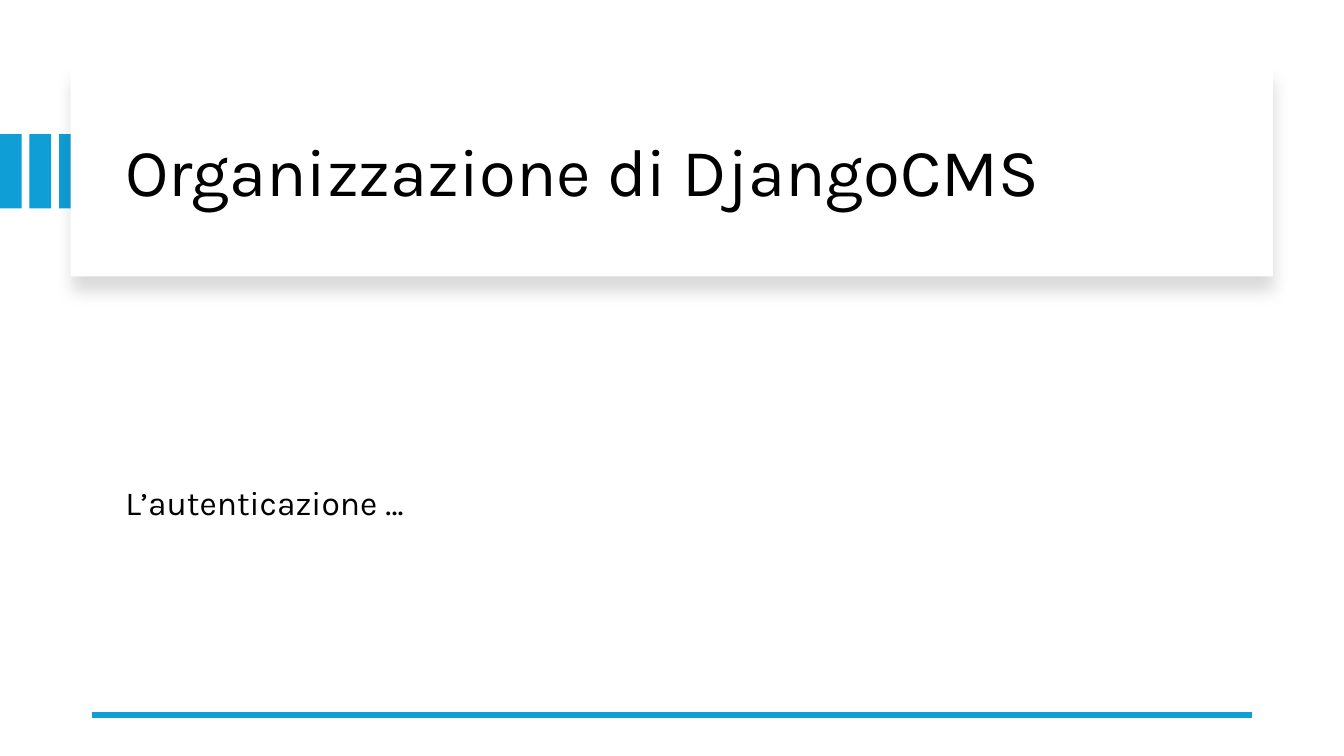
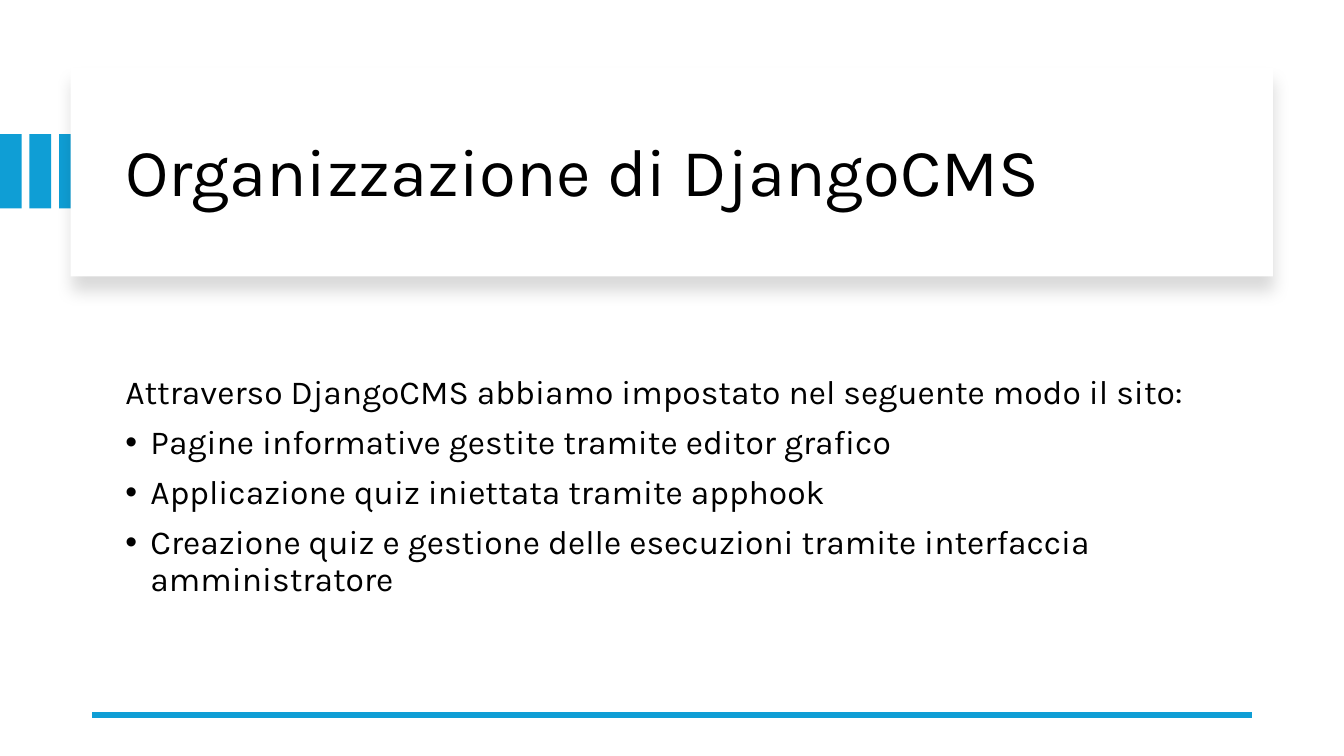
Before and after one commit to FarinaChristian/appDinamiche, a slide deck: slide 4 of slide.pptx (slide 6 before the commit). Drawn at 1344x756 pixels with LibreOffice and Linux fonts; fonts in the diff are those of the drawing. Boxes give left, top, right and bottom in pixels: in the first picture for what was removed or moved away, otherwise in the second. Text is boxed around its words. In the diff, an @@ line names an element or a change of style, - is before the commit and + after.

```diff
--- a/slide.pptx
+++ b/slide.pptx
@@ text at (125, 381, 1182, 592): text changed @@
-L’autenticazione …
+Attraverso DjangoCMS abbiamo impostato nel seguente modo il sito:
+• Pagine informative gestite tramite editor grafico
+• Applicazione quiz iniettata tramite apphook
+• Creazione quiz e gestione delle esecuzioni tramite interfaccia amministratore
```
Also in this commit, not shown: 4 other slides changed, 1 slide removed.
